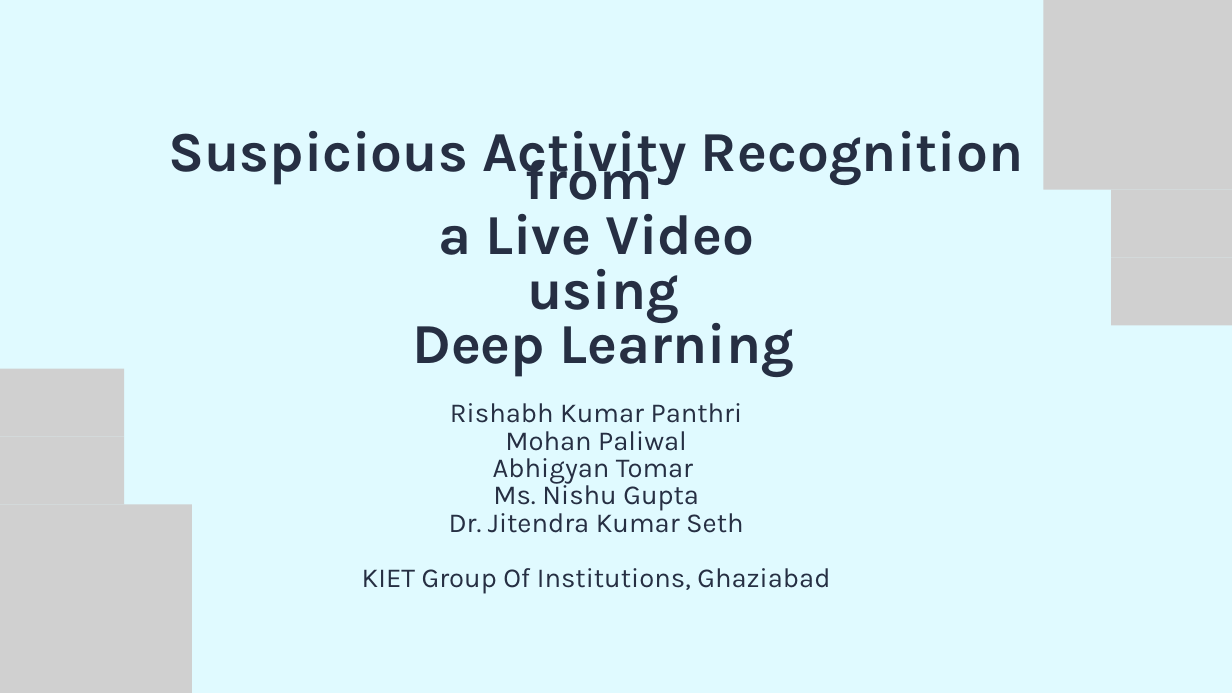
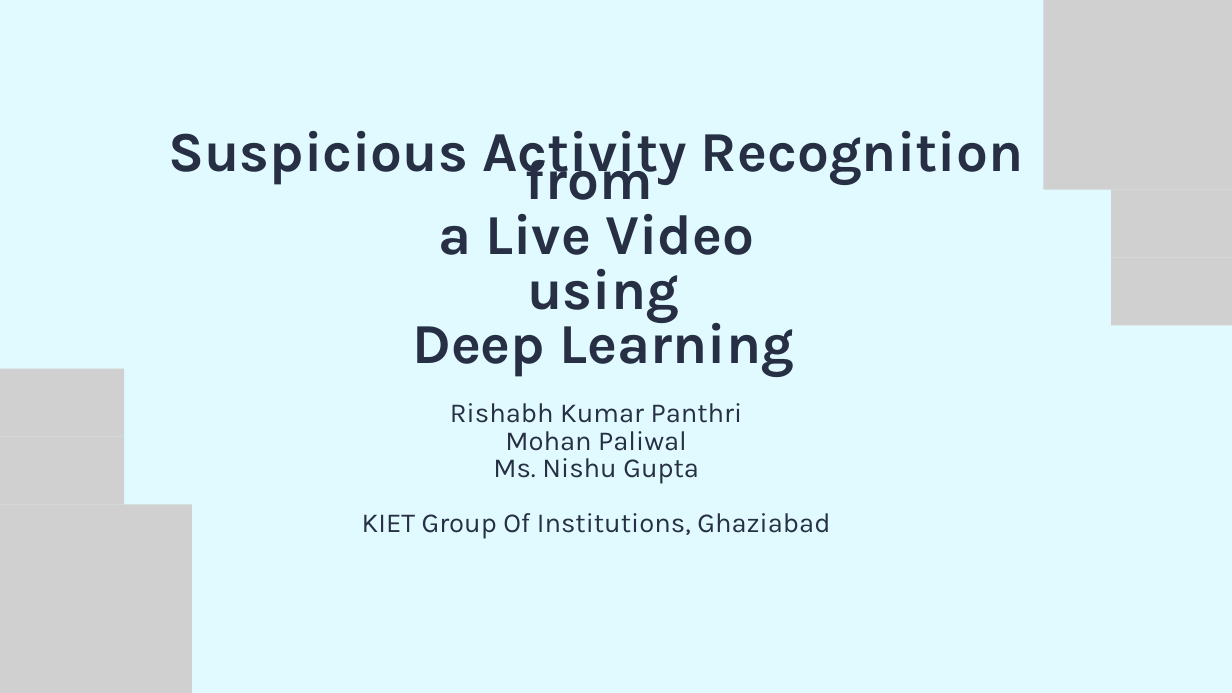
Before and after one commit to rishabhkp28/PCSE25-49, a slide deck: slide 1 of Final Presentation.pptx. Drawn at 1232x693 pixels with LibreOffice and Linux fonts; fonts in the diff are those of the drawing; grey boxes stand for pictures. Boxes give left, top, right and bottom in pixels: in the first picture for what was removed or moved away, otherwise in the second. Text is boxed around its words. In the diff, an @@ line names an element or a change of style, - is before the commit and + after.

```diff
--- a/Final Presentation.pptx
+++ b/Final Presentation.pptx
@@ text at bbox=[493, 458, 693, 484]: paragraph removed @@
-Abhigyan Tomar
@@ text at bbox=[449, 507, 743, 533]: paragraph removed @@
-Dr. Jitendra Kumar Seth
```
Also in this commit, not shown: 4 other slides changed, 1 slide added.
